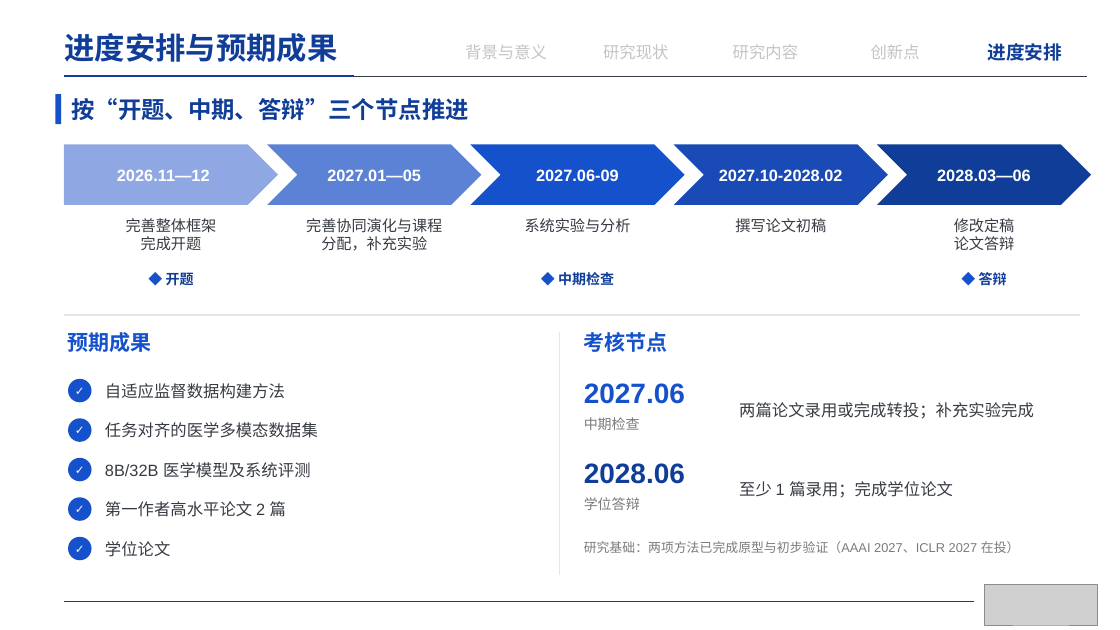
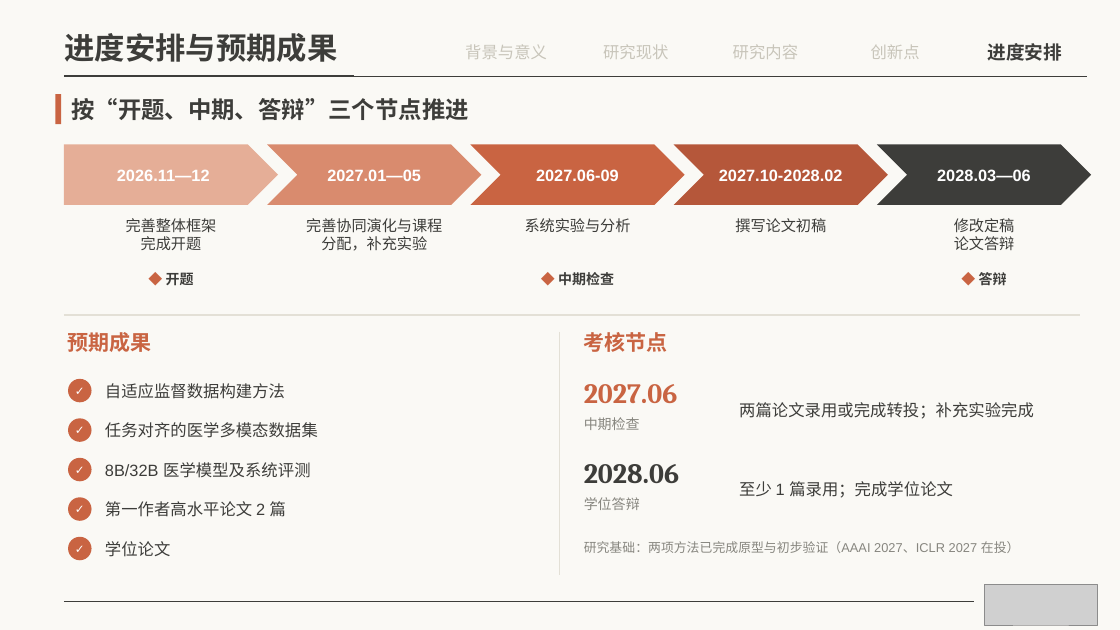
Before and after one commit to irving-2222/Graduation-Thesis, a slide deck: slide 21 of 开题答辩.pptx. Drawn at 1120x630 pixels with LibreOffice and Linux fonts; fonts in the diff are those of the drawing; grey boxes stand for pictures. Boxes give left, top, right and bottom in pixels: in the first picture for what was removed or moved away, otherwise in the second. Text is boxed around its words. In the diff, an @@ line names an element or a change of style, - is before the commit and + after.

```diff
--- a/开题答辩.pptx
+++ b/开题答辩.pptx
@@ background #FFFFFF to #FAF9F5 @@
@@ text "进度安排" at <box>988,43,1062,61</box>: text colour #103D98 to #3D3D3A @@
@@ line (64, 76) - (1088, 76): stroke #373B43 0.5 pt to #3D3D3A 0.5 pt @@
@@ line (64, 76) - (355, 76): stroke #103D98 1.75 pt to #3D3D3A 1.75 pt @@
@@ pentagon arrow "2026.11—12" at <box>64,145,278,205</box>: fill #8FA8E3 to #E5AE97 @@
@@ chevron "2027.01—05" at <box>267,145,481,205</box>: fill #5C82D6 to #D98B6E @@
@@ chevron "2027.10-2028.02" at <box>674,145,888,205</box>: fill #1A4AB5 to #B5573A @@
@@ chevron "2028.03—06" at <box>877,145,1091,205</box>: fill #103D98 to #3D3D3A @@
@@ text colour #373B43 to #3D3D3A in 3 elements at <box>126,218,217,250</box>, <box>525,218,631,232</box>, <box>954,218,1015,250</box> @@
@@ text "◆ 开题" at <box>166,272,194,285</box>: text colour #1551CA to #C96442 in "◆"; text colour #103D98 to #3D3D3A in "开题" @@
@@ text "◆ 中期检查" at <box>558,272,614,285</box>: text colour #1551CA to #C96442 in "◆"; text colour #103D98 to #3D3D3A in "中期检查" @@
@@ text "◆ 答辩" at <box>979,272,1007,285</box>: text colour #1551CA to #C96442 in "◆"; text colour #103D98 to #3D3D3A in "答辩" @@
@@ text "预期成果" at <box>67,332,151,352</box>: text colour #1551CA to #C96442 @@
@@ line (64, 315) - (1081, 315): stroke #E3E6EA 1 pt to #E3E0D6 1 pt @@
@@ text "考核节点" at <box>584,332,668,352</box>: text colour #1551CA to #C96442 @@
@@ line (560, 332) - (560, 576): stroke #E3E6EA 1 pt to #E3E0D6 1 pt @@
@@ text "2027.06" at <box>584,384,678,403</box>: font Arial to Cambria, text colour #1551CA to #C96442 @@
@@ font Arial to Cambria, text colour #103D98 to #3D3D3A in 3 elements at <box>65,33,338,62</box>, <box>71,98,468,120</box>, <box>584,464,679,483</box> @@
@@ fill #1551CA to #C96442 in 7 elements at <box>471,145,685,205</box>, <box>55,94,61,124</box>, <box>68,379,92,402</box>, <box>68,418,92,442</box>, <box>68,458,92,481</box>, <box>68,497,92,521</box>, <box>68,537,92,560</box> @@
@@ line (64, 602) - (974, 602): stroke #103D98 0.5 pt to #3D3D3A 0.5 pt @@
```
Also in this commit, not shown: 21 other slides changed, 1 other file.
